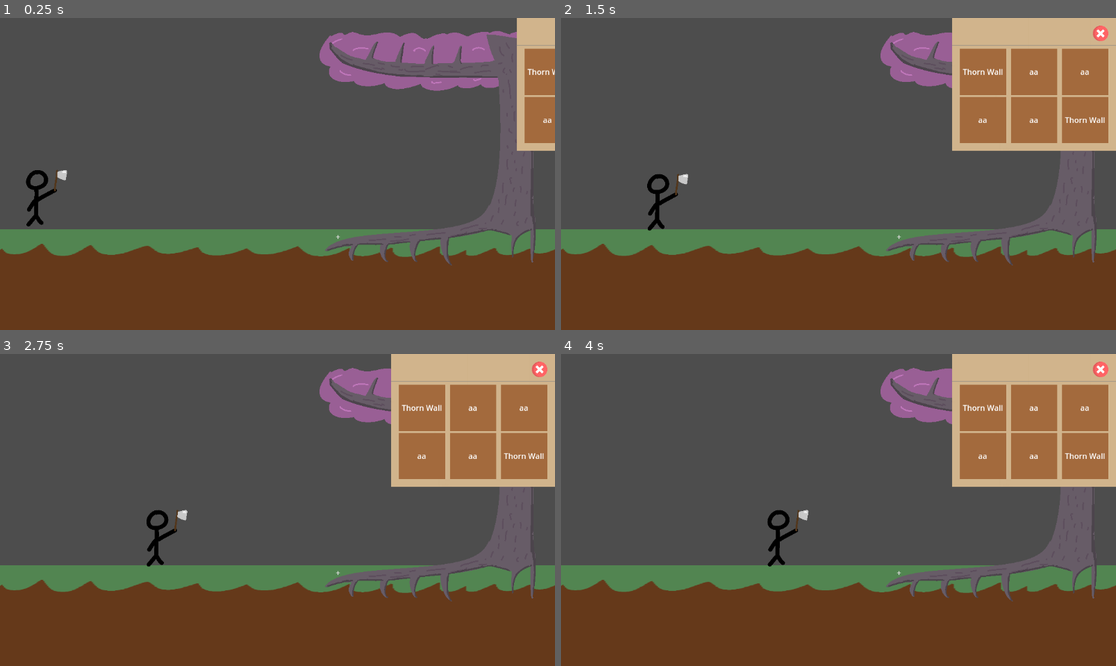
Above: before the commit, frames 1-4 (two rows, left to right).
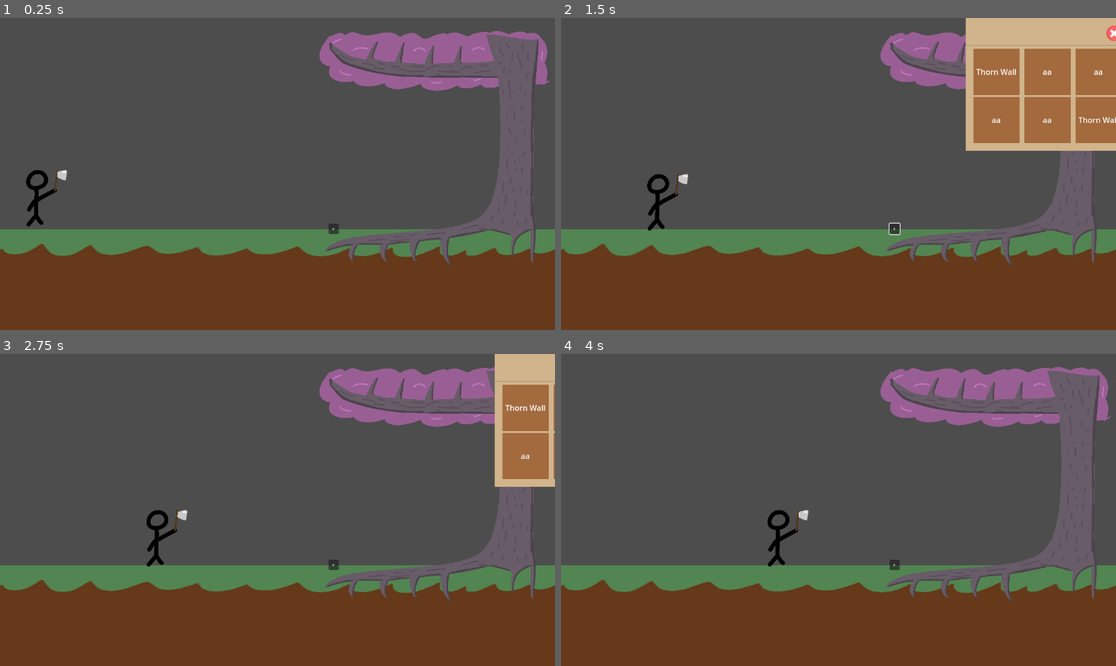
Above: after the commit, the same moments.

Repository: theghastlytuna/Broot_Force
Game: Godot game, scene res://Scenes/Areas/Overworld.tscn
Same seed, same stepped clock (60 frames per second), same inputs: the game is played once before the commit and once after it. This scene is started directly instead of the project's main scene.
Inputs (mouse positions are in pixels of both pictures, inside the frame that each line leads up to):
- Up to frame 1 (0.25 s): no input
- Up to frame 2 (1.5 s): click "+" at 0.5 s; move the mouse to (960, 158) at 1.27 s; hold Right (ui_right) from 1.28 s (still down); click (960, 158) at 1.42 s
- Up to frame 3 (2.75 s): release Right (ui_right) at 2 s; click (538, 369) at 2.02 s
- Up to frame 4 (4 s): drag from (727, 525) to (810, 572) at 2.77 s; click (1082, 456) at 3.5 s, where only the run before the commit has a clickable "Thorn Wall"

The runs differ from the first frame. In frame 1, 3.0% of the frame differs, in the area x 59-100%, y 0-71%; in frame 2, 3.5%; in frame 3, 8.6%; in frame 4, 13%.

Commit message:
Working UI with Tower Placement

Diff:
--- /dev/null
+++ b/Menus/NewTowerPlacementMenu.gd
@@ -0,0 +1,29 @@
+extends PanelContainer
+
+@export var tower_resources:Array[Resource]
+var most_recent_parentclicked:Node2D
+var open_menu = false
+
+# Called when the node enters the scene tree for the first time.
+func _ready():
+	pass # Replace with function body.
+
+func _on_texture_button_pressed():
+	#if open_menu:
+	$AnimationPlayer.play("Hide")
+	Debug.Log("I'm hiding")
+	open_menu = false
+	pass # Replace with function body.
+
+func _on_button_land_clicked(to_parent_to):
+	if !open_menu:
+		$AnimationPlayer.play("Show")
+		open_menu = true
+	most_recent_parentclicked = to_parent_to
+	pass # Replace with function body.
+
+func _on_button_clicked(extra_arg_0):
+	most_recent_parentclicked.spawn_tower(tower_resources[extra_arg_0].instantiate())
+	Debug.Log("I'm thorning")
+
+	pass # Replace with function body.
--- a/Menus/NewTowerPlacementMenu.tscn
+++ b/Menus/NewTowerPlacementMenu.tscn
@@ -1,5 +1,6 @@
-[gd_scene load_steps=5 format=3 uid="uid://br6g8m6bj0fbe"]
+[gd_scene load_steps=6 format=3 uid="uid://br6g8m6bj0fbe"]
 
+[ext_resource type="Script" path="res://Menus/NewTowerPlacementMenu.gd" id="1_atvjs"]
 [ext_resource type="Texture2D" uid="uid://du3ypt3m6quyy" path="res://Art Assets/Textures/LightBrown.png" id="1_lusb3"]
 [ext_resource type="Texture2D" uid="uid://bn61fvr3hbar7" path="res://Art Assets/Textures/cancel.png" id="2_n5hif"]
 [ext_resource type="Texture2D" uid="uid://fi2rpaj6nplo" path="res://Art Assets/Textures/DarkBrown.png" id="3_bxtdm"]
@@ -10,6 +11,7 @@
 offset_right = 340.0
 offset_bottom = 276.0
 theme_override_styles/panel = SubResource("StyleBoxEmpty_h1rti")
+script = ExtResource("1_atvjs")
 
 [node name="NinePatchRect" type="NinePatchRect" parent="."]
 layout_mode = 2
@@ -45,6 +47,7 @@
 layout_mode = 2
 size_flags_horizontal = 5
 size_flags_vertical = 5
+mouse_filter = 2
 theme_override_constants/margin_left = 16
 theme_override_constants/margin_top = 64
 theme_override_constants/margin_right = 16
@@ -53,6 +56,7 @@
 [node name="Control" type="GridContainer" parent="MarginContainer"]
 layout_mode = 2
 size_flags_vertical = 3
+mouse_filter = 2
 theme_override_constants/h_separation = 10
 columns = 3
 
@@ -156,3 +160,6 @@
 horizontal_alignment = 1
 vertical_alignment = 1
 autowrap_mode = 1
+
+[connection signal="pressed" from="NinePatchRect/TextureButton" to="." method="_on_texture_button_pressed"]
+[connection signal="pressed" from="MarginContainer/Control/TextureButton" to="." method="_on_button_clicked" binds= [0]]
--- /dev/null
+++ b/Scenes/Areas/Button.gd
@@ -0,0 +1,17 @@
+extends Button
+
+@export var parentnode:Node2D
+signal land_clicked(to_parent_to)
+
+# Called when the node enters the scene tree for the first time.
+func _ready():
+	pass # Replace with function body.
+
+
+# Called every frame. 'delta' is the elapsed time since the previous frame.
+func _process(delta):
+	pass
+
+func _on_pressed():
+	land_clicked.emit(parentnode)
+	pass # Replace with function body.
--- /dev/null
+++ b/Scenes/Areas/LandPlot.gd
@@ -0,0 +1,15 @@
+extends Node2D
+
+
+# Called when the node enters the scene tree for the first time.
+func _ready():
+	pass # Replace with function body.
+
+
+# Called every frame. 'delta' is the elapsed time since the previous frame.
+func _process(delta):
+	pass
+
+func spawn_tower(tower):
+	add_child(tower)
+	$CanvasLayer/Button.visible = false
--- a/Scenes/Areas/Overworld.tscn
+++ b/Scenes/Areas/Overworld.tscn
@@ -2,14 +2,29 @@
 
 [ext_resource type="Texture2D" uid="uid://73qddd2nftm7" path="res://Art Assets/Textures/Temporary/ground.png" id="1_q67ni"]
 [ext_resource type="Texture2D" uid="uid://fxxowst01k33" path="res://Art Assets/Textures/Temporary/tree.png" id="2_2hre7"]
-[ext_resource type="PackedScene" uid="uid://cygp11kg1j3cp" path="res://Scenes/UI/tower_picker.tscn" id="3_3ejef"]
+[ext_resource type="Script" path="res://Scenes/Areas/LandPlot.gd" id="3_2dlsq"]
+[ext_resource type="Script" path="res://Scenes/Areas/Button.gd" id="3_wo8c8"]
 [ext_resource type="PackedScene" uid="uid://b2t15f7ju4x0g" path="res://Scenes/Units/TreeUnits/thorn_wall.tscn" id="4_15r7k"]
 [ext_resource type="PackedScene" uid="uid://br6g8m6bj0fbe" path="res://Menus/NewTowerPlacementMenu.tscn" id="6_7podw"]
 [ext_resource type="PackedScene" uid="uid://b8qn8je4ge20n" path="res://Scenes/Units/EnemyUnits/AxeEnemy.tscn" id="6_onj2u"]
-[ext_resource type="Script" path="res://Scripts/UI/NewTowerPlacementMenu.gd" id="7_o4gh2"]
 
 [sub_resource type="RectangleShape2D" id="RectangleShape2D_qrx30"]
 size = Vector2(1207, 257)
+
+[sub_resource type="Animation" id="Animation_h40ep"]
+resource_name = "Hide"
+tracks/0/type = "value"
+tracks/0/imported = false
+tracks/0/enabled = true
+tracks/0/path = NodePath(".:position")
+tracks/0/interp = 1
+tracks/0/loop_wrap = true
+tracks/0/keys = {
+"times": PackedFloat32Array(0, 1),
+"transitions": PackedFloat32Array(1, 1),
+"update": 0,
+"values": [Vector2(-340, 0), Vector2(0, 0)]
+}
 
 [sub_resource type="Animation" id="Animation_in1ep"]
 resource_name = "Show"
@@ -24,21 +39,6 @@
 "transitions": PackedFloat32Array(1, 1),
 "update": 0,
 "values": [Vector2(0, 0), Vector2(-340, 0)]
-}
-
-[sub_resource type="Animation" id="Animation_h40ep"]
-resource_name = "Hide"
-tracks/0/type = "value"
-tracks/0/imported = false
-tracks/0/enabled = true
-tracks/0/path = NodePath(".:position")
-tracks/0/interp = 1
-tracks/0/loop_wrap = true
-tracks/0/keys = {
-"times": PackedFloat32Array(0, 1),
-"transitions": PackedFloat32Array(1, 1),
-"update": 0,
-"values": [Vector2(-340, 0), Vector2(0, 0)]
 }
 
 [sub_resource type="AnimationLibrary" id="AnimationLibrary_s40a4"]
@@ -70,10 +70,19 @@
 
 [node name="0" type="Node2D" parent="Tree/GroundPositions"]
 position = Vector2(693, 439)
+script = ExtResource("3_2dlsq")
 
-[node name="TowerPicker" parent="Tree/GroundPositions/0" node_paths=PackedStringArray("placeToPutTower") instance=ExtResource("3_3ejef")]
-placeToPutTower = NodePath("..")
-towerResource = Array[Resource]([ExtResource("4_15r7k")])
+[node name="CanvasLayer" type="CanvasLayer" parent="Tree/GroundPositions/0"]
+
+[node name="Button" type="Button" parent="Tree/GroundPositions/0/CanvasLayer" node_paths=PackedStringArray("parentnode")]
+offset_left = 682.0
+offset_top = 427.0
+offset_right = 703.0
+offset_bottom = 449.0
+theme_override_font_sizes/font_size = 10
+text = "+"
+script = ExtResource("3_wo8c8")
+parentnode = NodePath("../..")
 
 [node name="1" type="Node2D" parent="Tree/GroundPositions"]
 position = Vector2(735, 439)
@@ -119,11 +128,18 @@
 
 [node name="PanelContainer" parent="CanvasLayer/Control" instance=ExtResource("6_7podw")]
 layout_mode = 0
-offset_left = -340.0
-offset_right = 0.0
-script = ExtResource("7_o4gh2")
+offset_left = 73.0
+offset_top = 101.0
+offset_right = 413.0
+offset_bottom = 377.0
+tower_resources = Array[Resource]([ExtResource("4_15r7k")])
 
 [node name="AnimationPlayer" type="AnimationPlayer" parent="CanvasLayer/Control/PanelContainer"]
 libraries = {
 "": SubResource("AnimationLibrary_s40a4")
 }
+
+[connection signal="land_clicked" from="Tree/GroundPositions/0/CanvasLayer/Button" to="CanvasLayer/Control/PanelContainer" method="_on_button_land_clicked"]
+[connection signal="pressed" from="Tree/GroundPositions/0/CanvasLayer/Button" to="Tree/GroundPositions/0/CanvasLayer/Button" method="_on_pressed"]
+
+[editable path="CanvasLayer/Control/PanelContainer"]
--- a/project.godot
+++ b/project.godot
@@ -22,7 +22,7 @@
 
 [editor_plugins]
 
-enabled=PackedStringArray()
+enabled=PackedStringArray("res://addons/localization_editor/plugin.cfg")
 
 [internationalization]
 
Binary file changed: localization/localizations.en.translation
